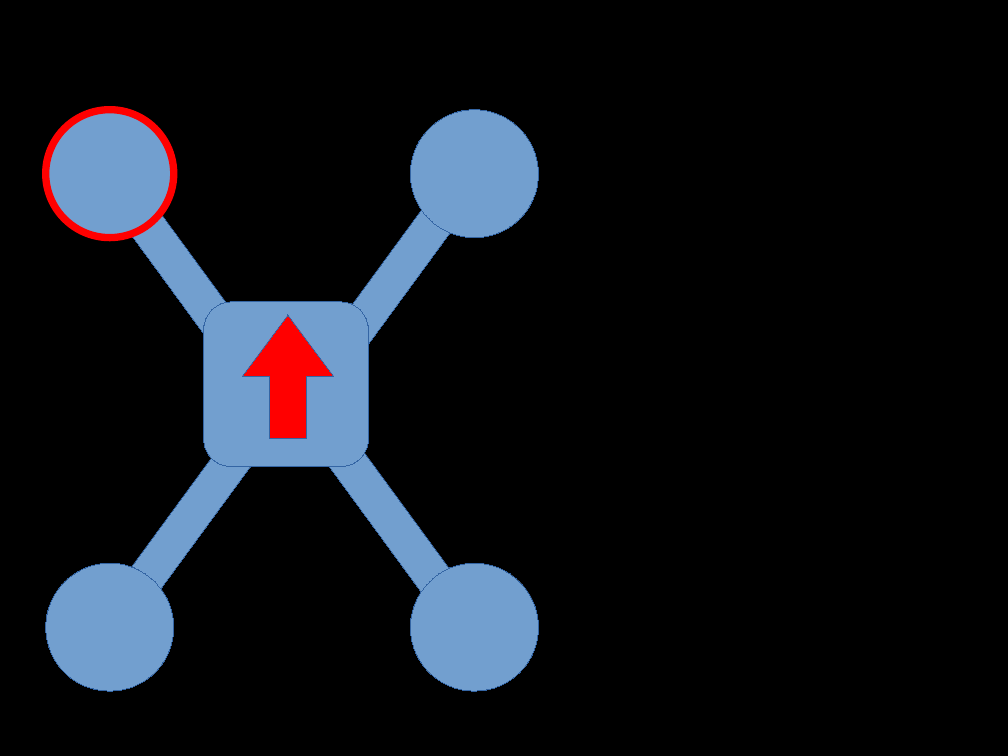
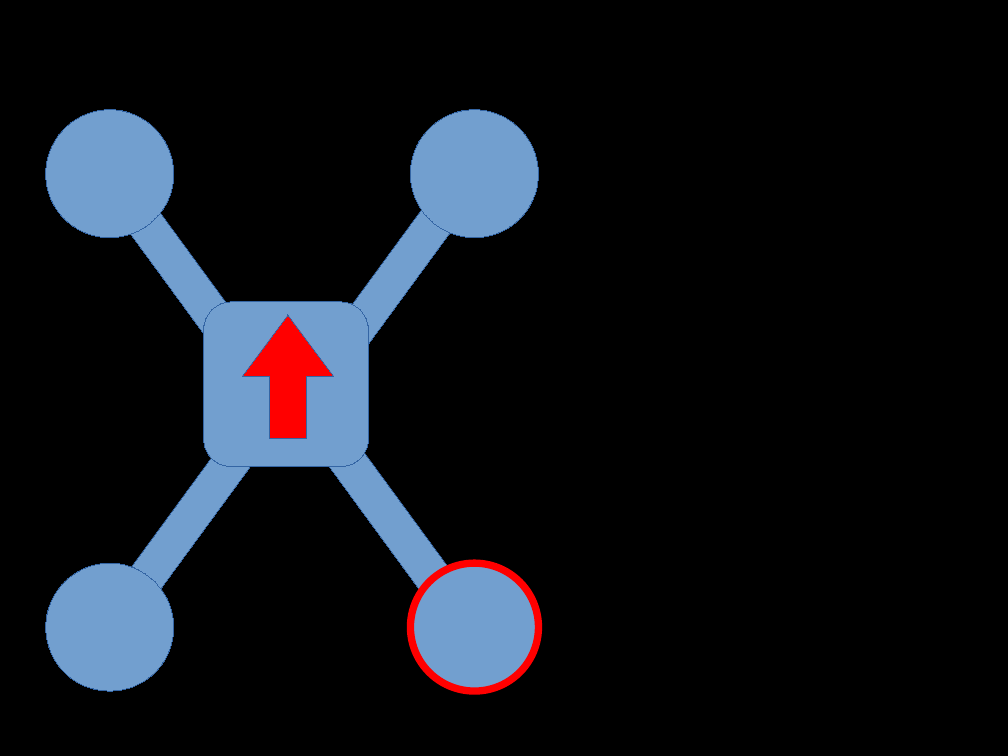
Before and after one commit to simondlevy/Hackflight, a slide deck: slide 1 of gcs/media/motors1.odp. Drawn at 1008x756 pixels with LibreOffice and Linux fonts; fonts in the diff are those of the drawing. Boxes give left, top, right and bottom in pixels: in the first picture for what was removed or moved away, otherwise in the second. Text is boxed around its words. In the diff, an @@ line names an element or a change of style, - is before the commit and + after.

```diff
--- a/gcs/media/motors1.odp
+++ b/gcs/media/motors1.odp
@@ ellipse at [46,110,174,238]: outline #FF0000 5.75 pt to #3465A4 0 pt @@
@@ ellipse at [411,563,539,692]: outline #3465A4 0 pt to #FF0000 5.75 pt @@
```
Also in this commit, not shown: 10 other files.
